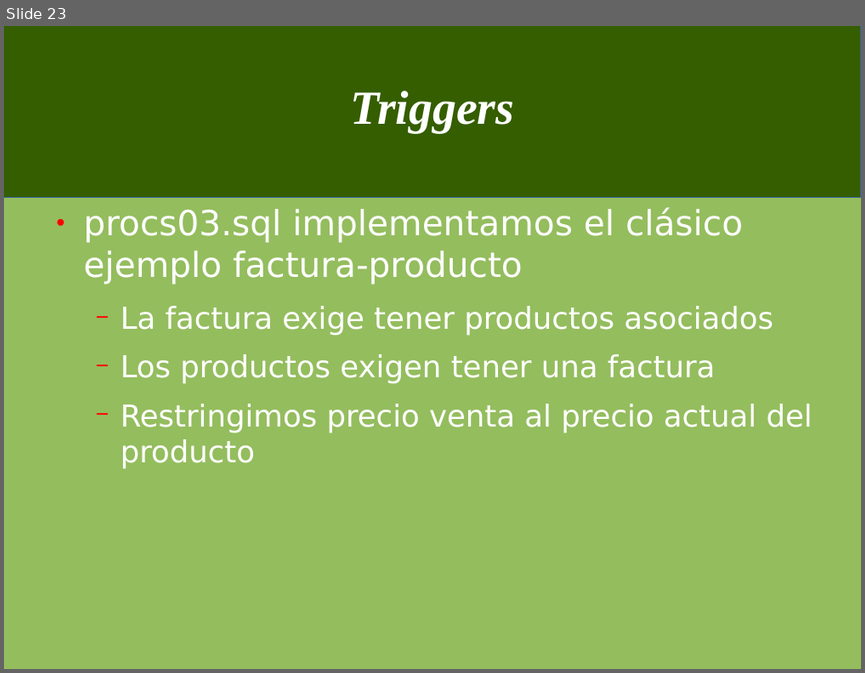
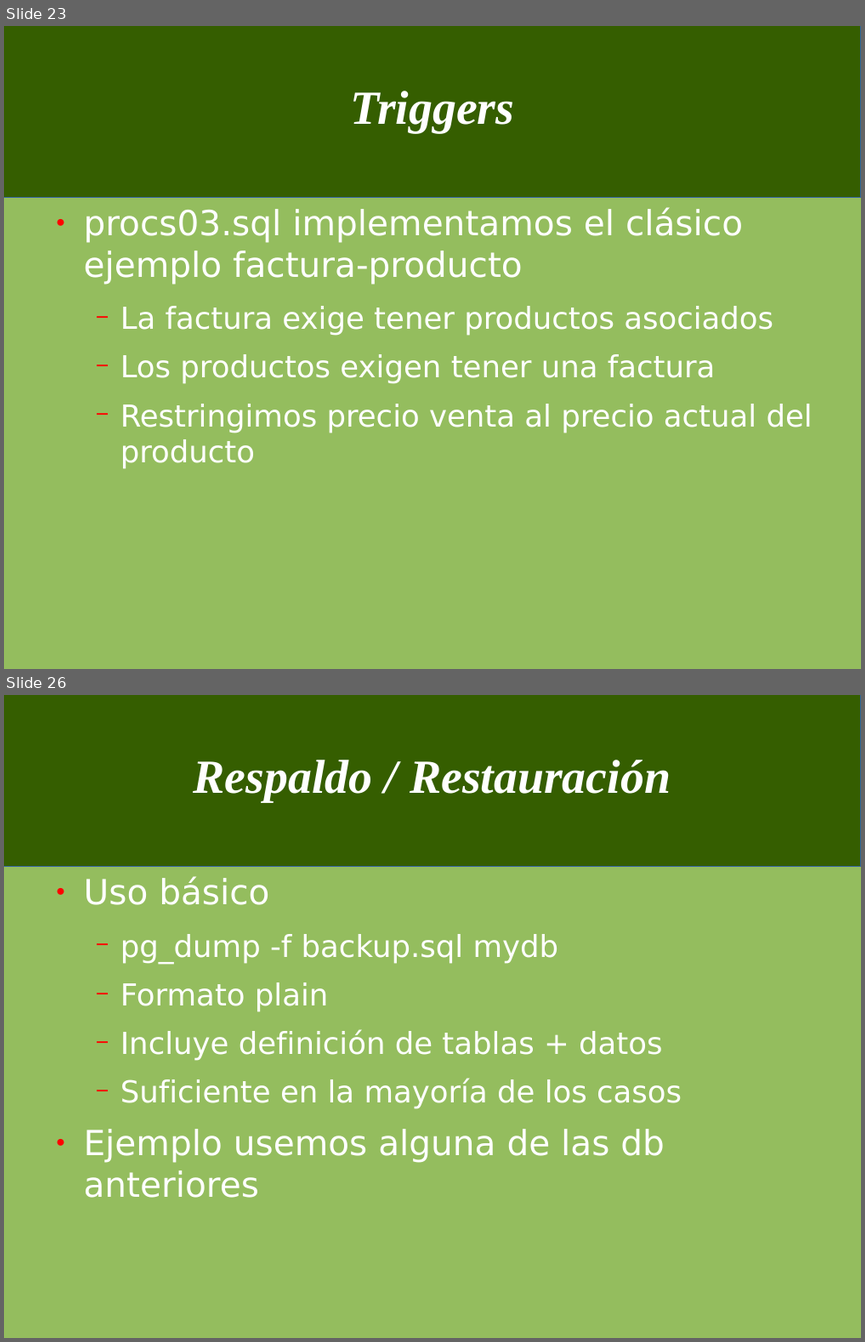
Before and after one commit to jorgeu/curso-postgresql, a slide deck: cursopostgres.odp. Shown one above the other, each under a label of ours: slide 23 before the commit, slides 23 and 26 after it; the slides between them are not shown. The pictures are 865x673 and 865x1342 pixels, drawn with LibreOffice and Linux fonts; fonts in the diff are those of the drawing. Boxes give left, top, right and bottom in pixels: in the first picture for what was removed or moved away, otherwise in the second. Text is boxed around its words. In the diff, an @@ line names an element or a change of style, - is before the commit and + after.

```diff
--- a/cursopostgres.odp
+++ b/cursopostgres.odp
@@ slide 26 added at [4, 695, 861, 1338], background #94BD5E; not listed: 1 template element that a slide beside it also shows @@
@@ title added at [194, 760, 670, 802], 44 pt, text #FFFFFF, bold, italic @@
+Respaldo / Restauración
@@ text added at [84, 876, 681, 1197], 28 pt, text #FFFFFF @@
+● Uso básico
+  − pg_dump -f backup.sql mydb
+  − Formato plain
+  − Incluye definición de tablas + datos
+  − Suficiente en la mayoría de los casos
+● Ejemplo usemos alguna de las db anteriores
```
Also in this commit, not shown: 1 slide changed, 19 other slides added, 1 other file.
